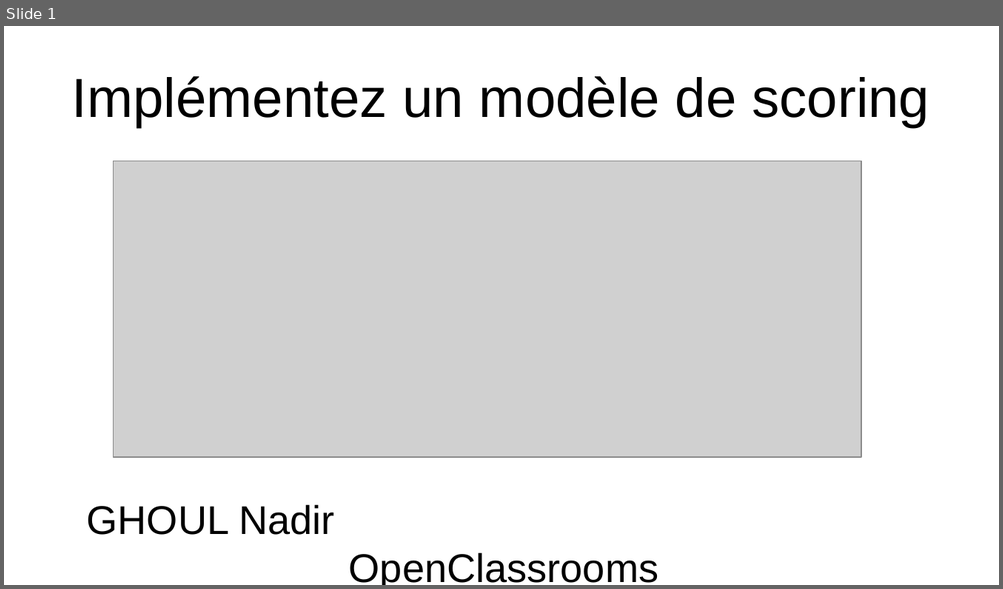
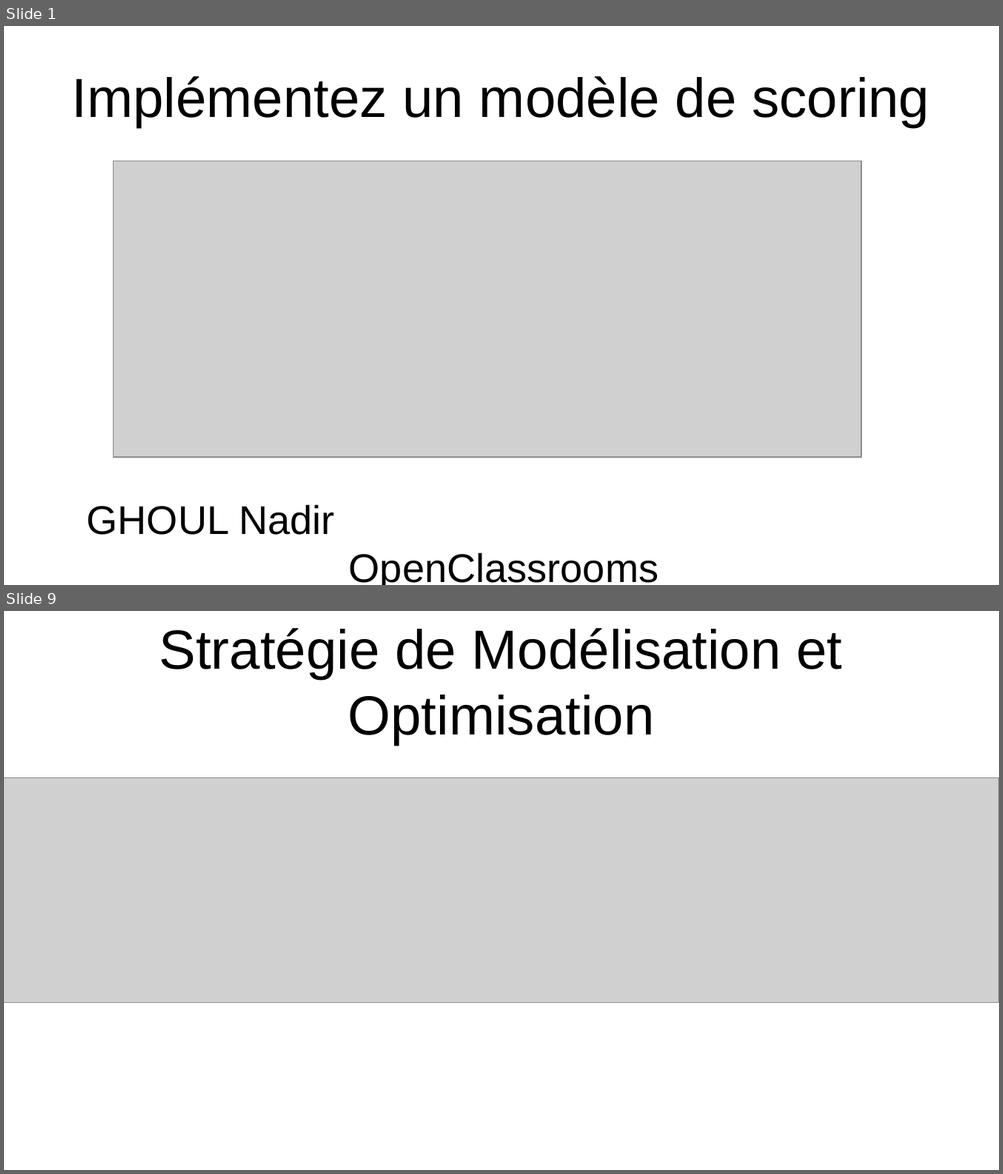
Before and after one commit to gndu91/p7, a slide deck: deliverables/GHOUL_Nadir_6_presentation.odp. Shown one above the other, each under a label of ours: slide 1 before the commit, slides 1 and 9 after it; the slides between them are not shown. The pictures are 1003x589 and 1003x1174 pixels, drawn with LibreOffice and Linux fonts; fonts in the diff are those of the drawing; grey boxes stand for pictures. Boxes give left, top, right and bottom in pixels: in the first picture for what was removed or moved away, otherwise in the second. Text is boxed around its words. In the diff, an @@ line names an element or a change of style, - is before the commit and + after.

```diff
--- a/deliverables/GHOUL_Nadir_6_presentation.odp
+++ b/deliverables/GHOUL_Nadir_6_presentation.odp
@@ slide 9 added at (4,611,999,1170), background #FFFFFF @@
@@ title added at (159,628,842,745), 44 pt, text #000000 @@
+Stratégie de Modélisation et Optimisation
@@ picture added at (4,778,999,1002) @@
@@ picture added at (11,792,999,980) @@
```
Also in this commit, not shown: 12 other slides added, 1 slide removed, 1 other file.
